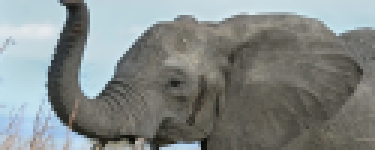
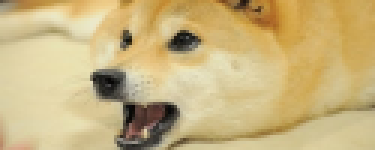
Revision of a layered 375px x 150px image; what changed, layer by layer:
added layer "Layer 8" above "Layer 7" over [0, 0, 375, 150]
added layer "Layer 7" above "Layer 6" over [0, 0, 375, 150]
added layer "Layer 6" above "Layer 5" over [0, 0, 375, 150]
